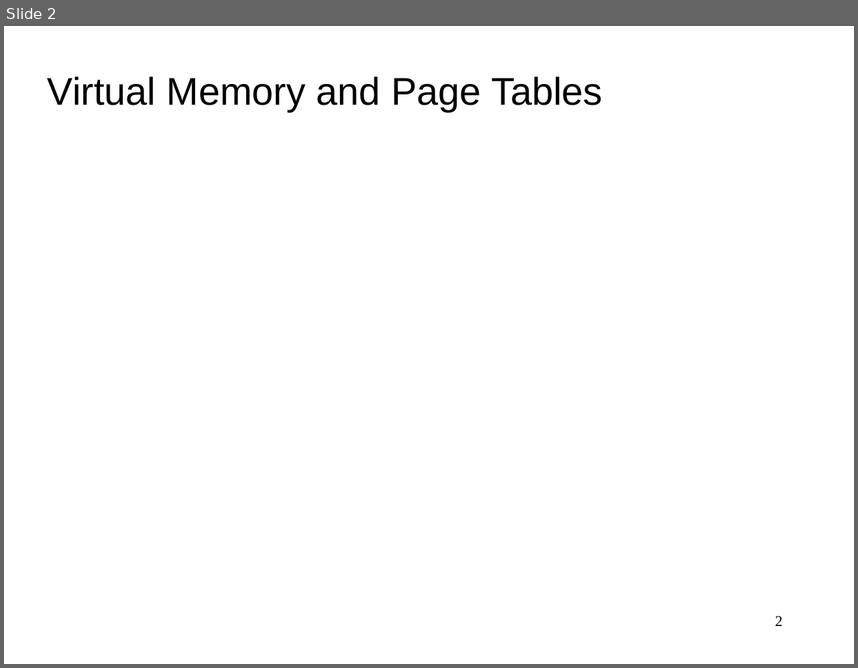
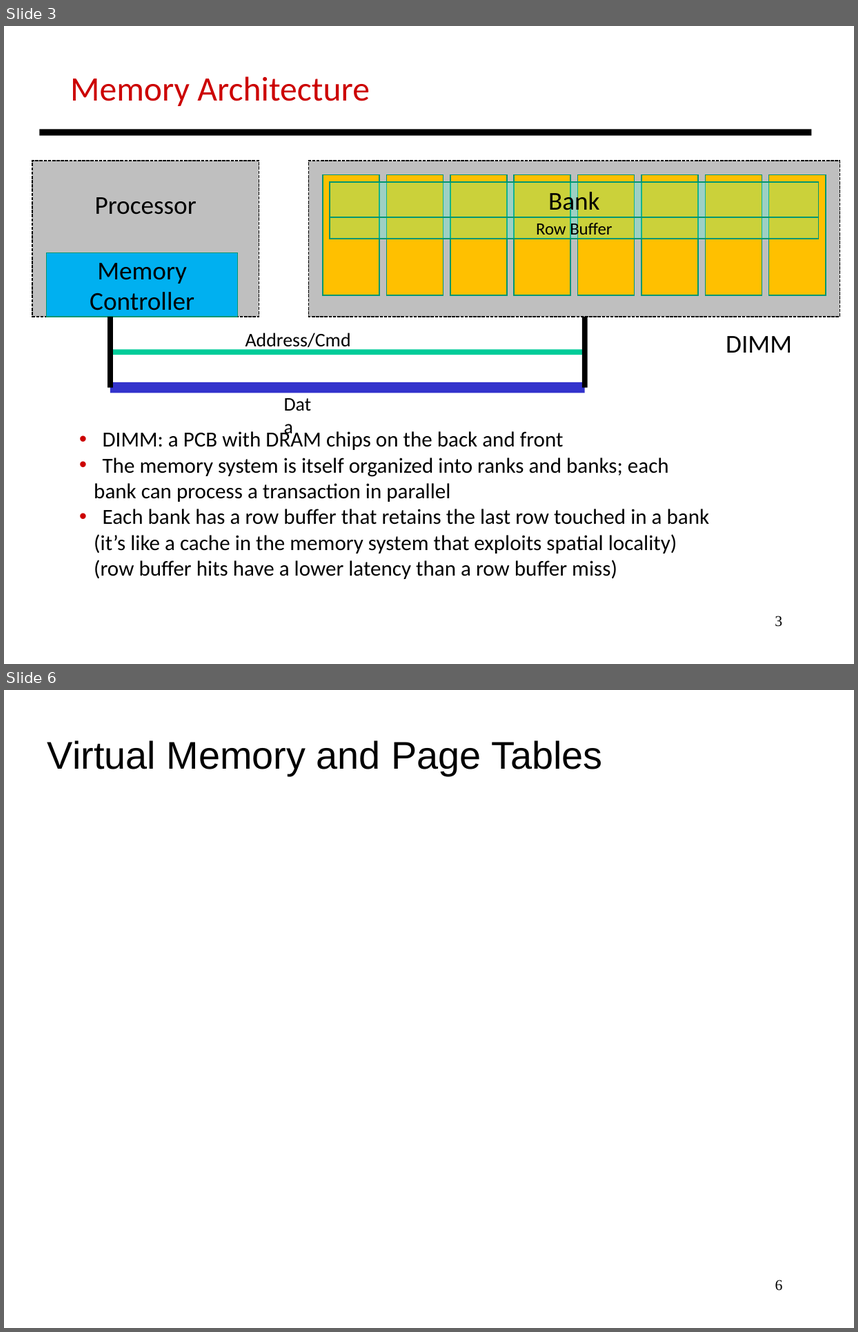
Before and after one commit to antonburtsev/cs3810, a slide deck: lectures/lecture16-memory/lecture16-memory.odp. Shown one above the other, each under a label of ours: slide 2 before the commit, slides 3 and 6 after it; the slides between them are not shown. The pictures are 858x668 and 858x1332 pixels, drawn with LibreOffice and Linux fonts; fonts in the diff are those of the drawing. Boxes give left, top, right and bottom in pixels: in the first picture for what was removed or moved away, otherwise in the second. Text is boxed around its words. In the diff, an @@ line names an element or a change of style, - is before the commit and + after.

```diff
--- a/lectures/lecture16-memory/lecture16-memory.odp
+++ b/lectures/lecture16-memory/lecture16-memory.odp
@@ slide 3 added at [4, 26, 854, 664], background #FFFFFF @@
@@ text added at [70, 76, 370, 106], 32 pt, text #CC0000 @@
+Memory Architecture
@@ line added from (39, 132) to (812, 132), #000000 6.01 pt @@
@@ rectangle added at [32, 161, 259, 316], fill #BFBFBF, outline #000000 0.99 pt, 24 pt, text #000000 @@
+Processor
@@ rectangle added at [309, 161, 840, 316], fill #BFBFBF, outline #000000 0.99 pt @@
@@ rectangle added at [323, 175, 379, 295], fill #FFC000, outline #009671 0.99 pt @@
@@ rectangle added at [330, 182, 820, 217], fill #47FFD1 at 28% opacity, outline #009671 0.99 pt, 24 pt, text #000000 @@
+Bank
@@ rectangle added at [387, 175, 443, 295], fill #FFC000, outline #009671 0.99 pt @@
@@ rectangle added at [450, 175, 507, 295], fill #FFC000, outline #009671 0.99 pt @@
@@ rectangle added at [514, 175, 570, 295], fill #FFC000, outline #009671 0.99 pt @@
@@ rectangle added at [578, 175, 634, 295], fill #FFC000, outline #009671 0.99 pt @@
@@ rectangle added at [642, 175, 698, 295], fill #FFC000, outline #009671 0.99 pt @@
@@ rectangle added at [705, 175, 762, 295], fill #FFC000, outline #009671 0.99 pt @@
@@ rectangle added at [769, 175, 826, 295], fill #FFC000, outline #009671 0.99 pt @@
@@ rectangle added at [330, 217, 820, 239], fill #47FFD1 at 28% opacity, outline #009671 0.99 pt, 16 pt, text #000000 @@
+Row Buffer
@@ rectangle added at [46, 253, 238, 316], fill #00B0F0, outline #009671 0.99 pt, 24 pt, text #000000 @@
+Memory Controller
@@ line added from (110, 316) to (110, 388), #000000 4.99 pt @@
@@ text added at [245, 332, 351, 351], 18 pt, text #000000 @@
+Address/Cmd
@@ line added from (585, 316) to (585, 388), #000000 4.99 pt @@
@@ text added at [726, 336, 792, 352], 24 pt, text #000000 @@
+DIMM
@@ line added from (110, 352) to (585, 352), #00CC99 4.99 pt @@
@@ line added from (110, 387) to (585, 388), #3333CC 10.01 pt @@
@@ text added at [277, 387, 328, 418], 18 pt, text #000000 @@
+Data
@@ text added at [94, 428, 710, 579], 20 pt, text #000000 @@
+• DIMM: a PCB with DRAM chips on the back and front
+• The memory system is itself organized into ranks and banks; each
+bank can process a transaction in parallel
+• Each bank has a row buffer that retains the last row touched in a bank
+(it’s like a cache in the memory system that exploits spatial locality)
+(row buffer hits have a lower latency than a row buffer miss)
@@ page number added at [775, 615, 782, 626], 14 pt, text #000000 @@
+3
@@ what was slide 2 is now slide 6 @@
@@ page number at [775, 1279, 783, 1290]: text changed @@
-2
+6
```
Also in this commit, not shown: 1 slide changed, 3 other slides added, 1 other file.
